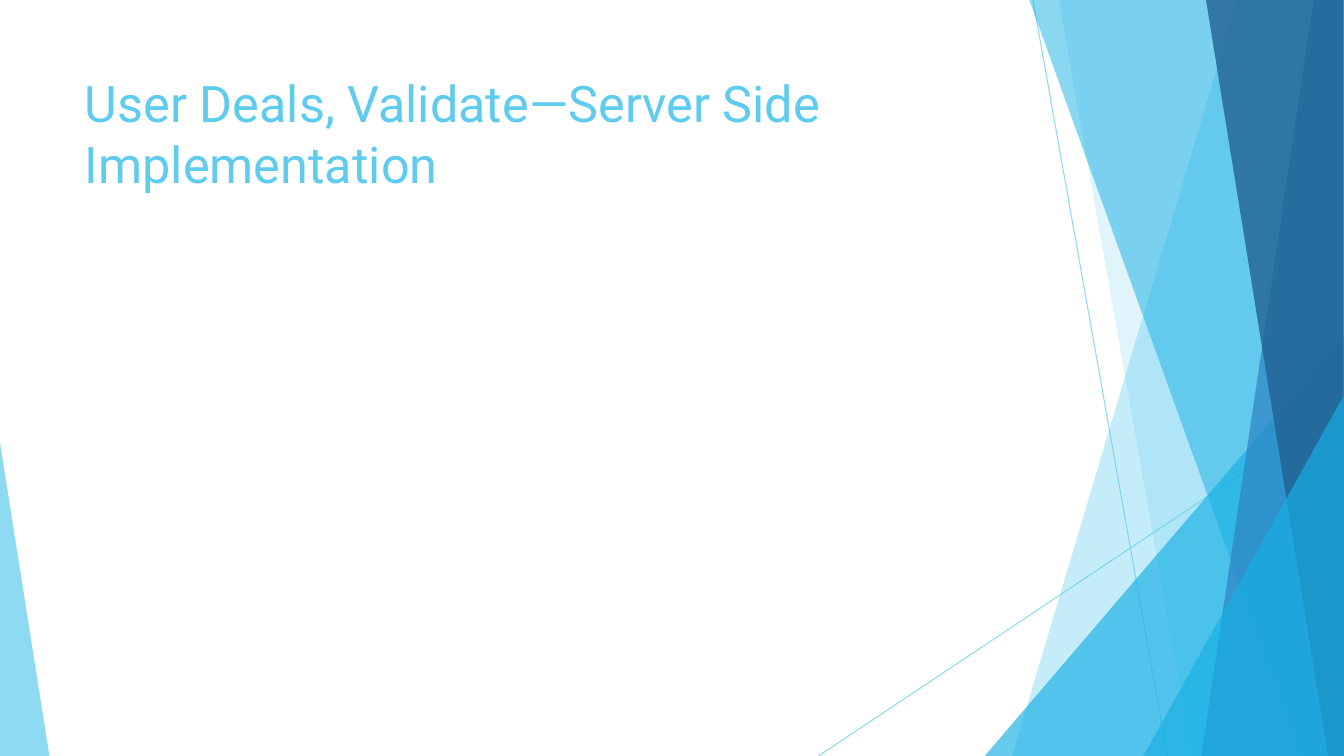
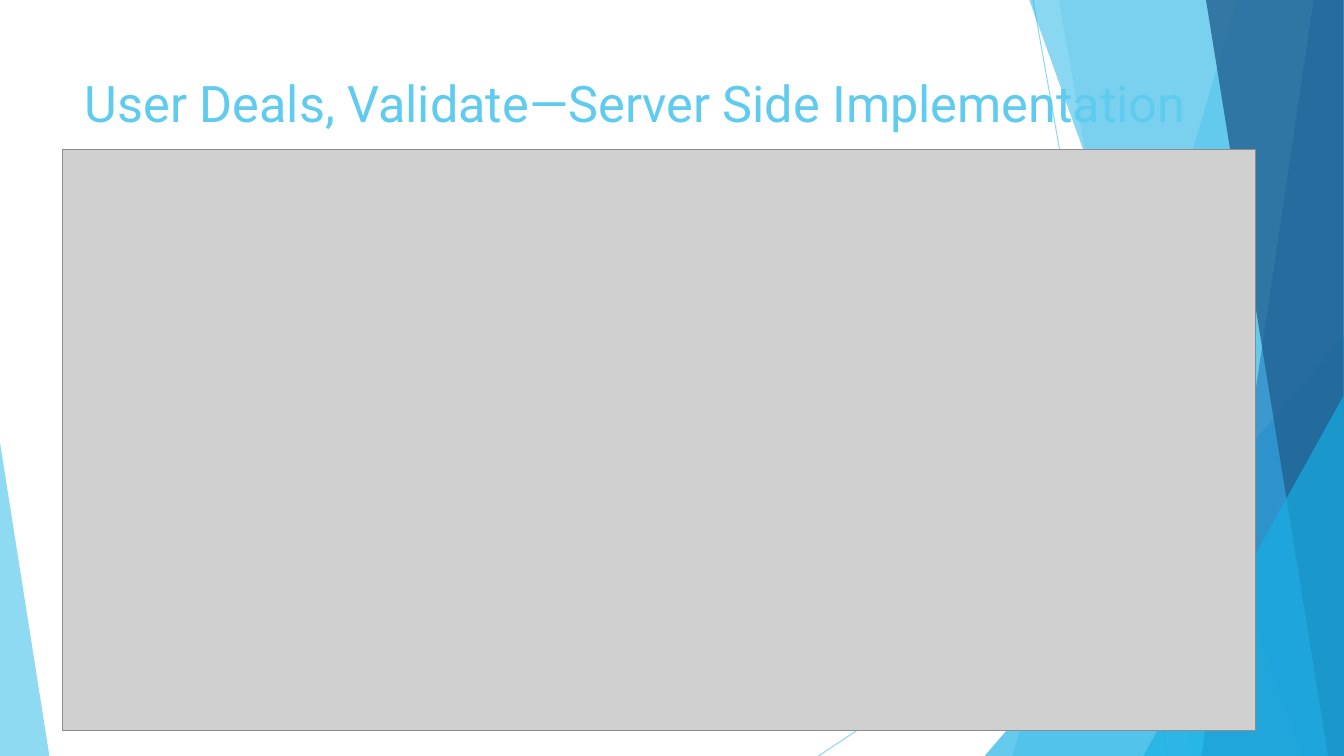
Before and after one commit to garciaac01/acs560_course_project, a slide deck: slide 20 of My EZ Shopper.pptx (slide 17 before the commit). Drawn at 1344x756 pixels with LibreOffice and Linux fonts; fonts in the diff are those of the drawing; grey boxes stand for pictures. Boxes give left, top, right and bottom in pixels: in the first picture for what was removed or moved away, otherwise in the second. Text is boxed around its words. In the diff, an @@ line names an element or a change of style, - is before the commit and + after.

```diff
--- a/My EZ Shopper.pptx
+++ b/My EZ Shopper.pptx
@@ title "User Deals, Validate—Server Side Implementation" rewrapped from [85,84,820,193] to [85,76,1186,134] @@
@@ picture added at [63,150,1256,731] @@
```
Also in this commit, not shown: 10 other slides changed, 7 slides added, 2 slides removed.
